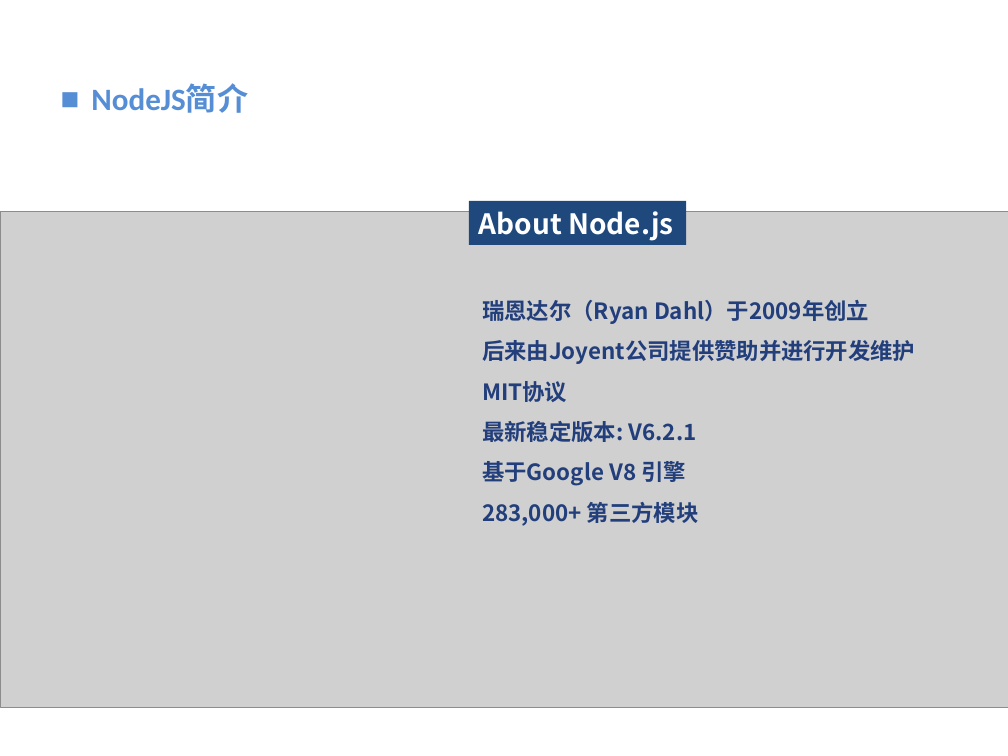
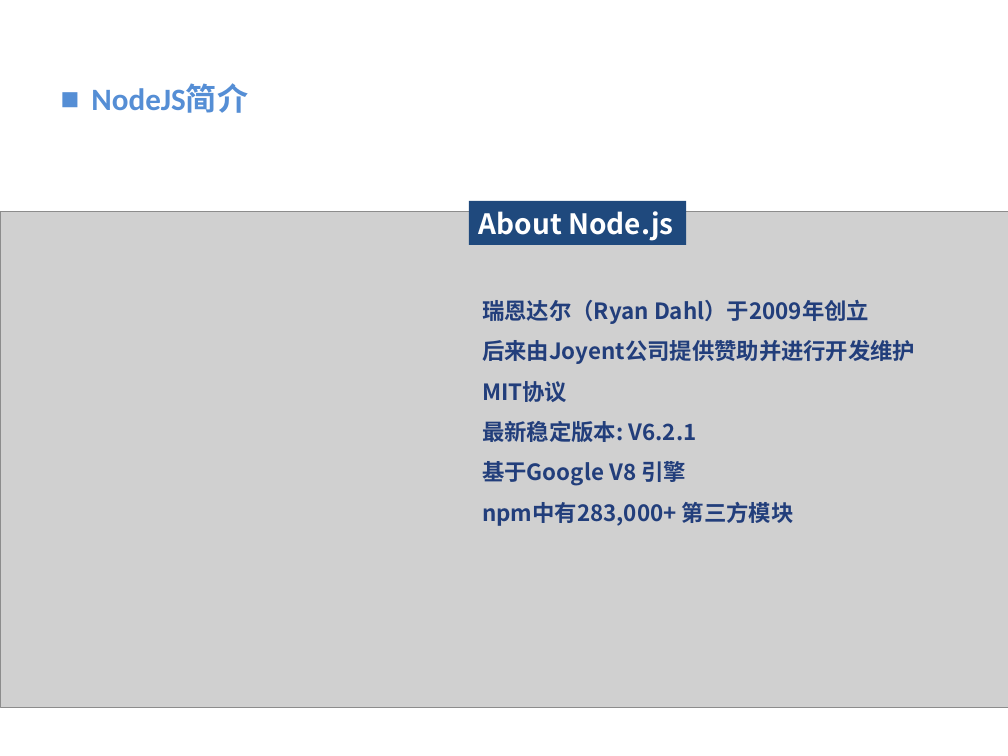
Before and after one commit to vaik/Documents, a slide deck: slide 4 of 我的分享/NodeJS基础概念理解.ppt. Drawn at 1008x756 pixels with LibreOffice and Linux fonts; fonts in the diff are those of the drawing; grey boxes stand for pictures; background and template pictures are left out. Boxes give left, top, right and bottom in pixels: in the first picture for what was removed or moved away, otherwise in the second. Text is boxed around its words. In the diff, an @@ line names an element or a change of style, - is before the commit and + after.

```diff
--- a/我的分享/NodeJS基础概念理解.ppt
+++ b/我的分享/NodeJS基础概念理解.ppt
@@ text at <box>482,502,794,526</box>: text changed @@
-283,000+ 第三方模块
+npm中有283,000+ 第三方模块
```
Also in this commit, not shown: 9 other slides changed.
